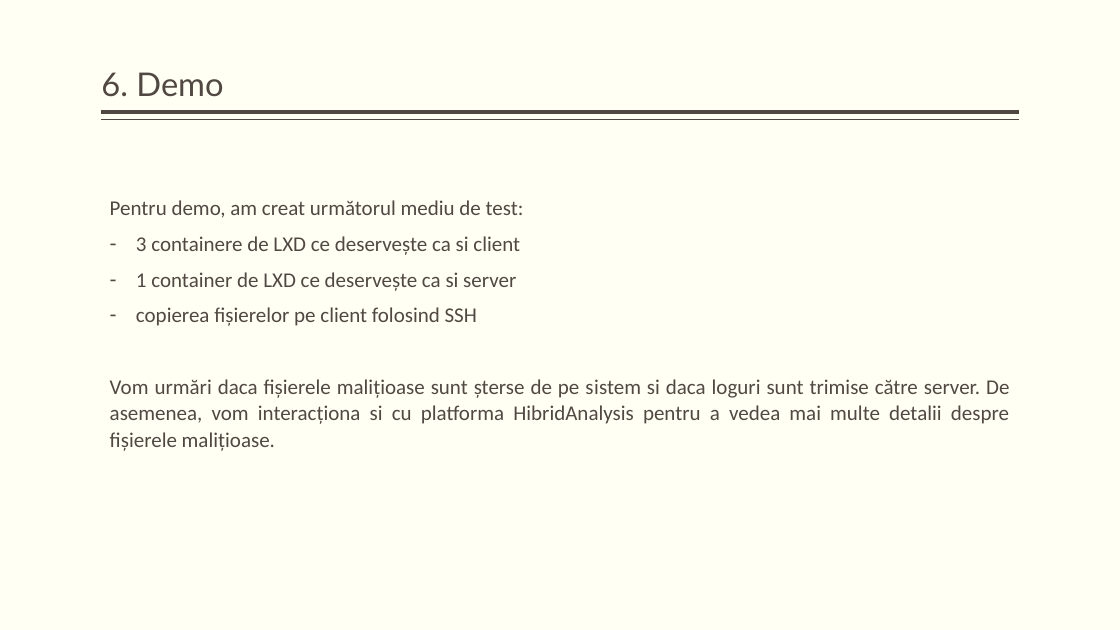
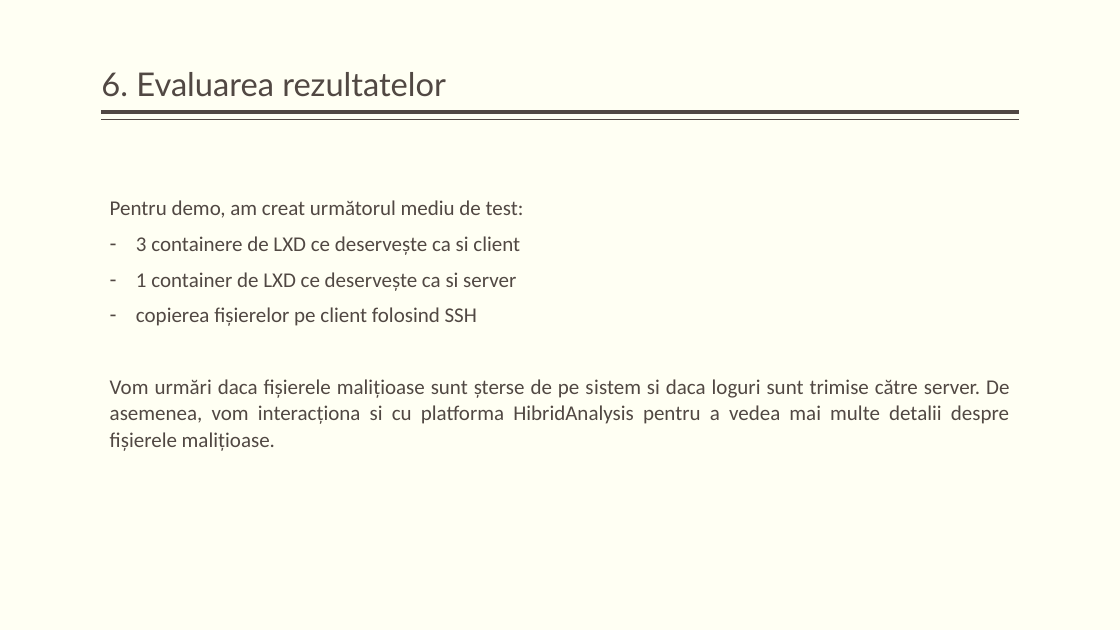
Before and after one commit to KaynRO/Proiect-Licenta, a slide deck: slide 12 of docs/Embedded Devices Malware Detection, Prevention & Centralization.pptx (slide 8 before the commit). Drawn at 1120x630 pixels with LibreOffice and Linux fonts; fonts in the diff are those of the drawing. Boxes give left, top, right and bottom in pixels: in the first picture for what was removed or moved away, otherwise in the second. Text is boxed around its words. In the diff, an @@ line names an element or a change of style, - is before the commit and + after.

```diff
--- a/docs/Embedded Devices Malware Detection, Prevention & Centralization.pptx
+++ b/docs/Embedded Devices Malware Detection, Prevention & Centralization.pptx
@@ title at (101,72,446,97): text changed @@
-6. Demo
+6. Evaluarea rezultatelor
```
Also in this commit, not shown: 7 other slides changed, 4 slides added, 4 other files.
